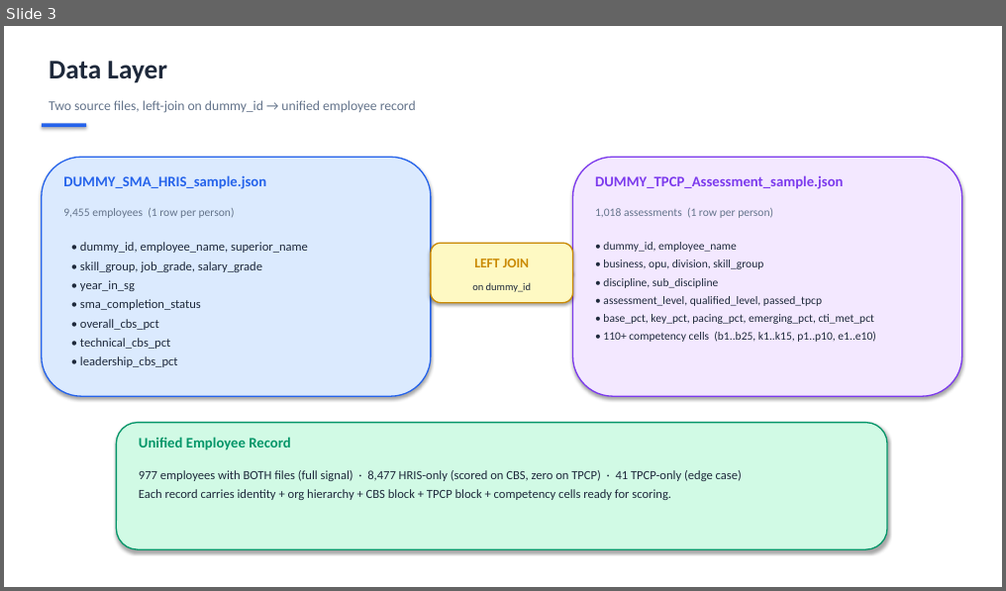
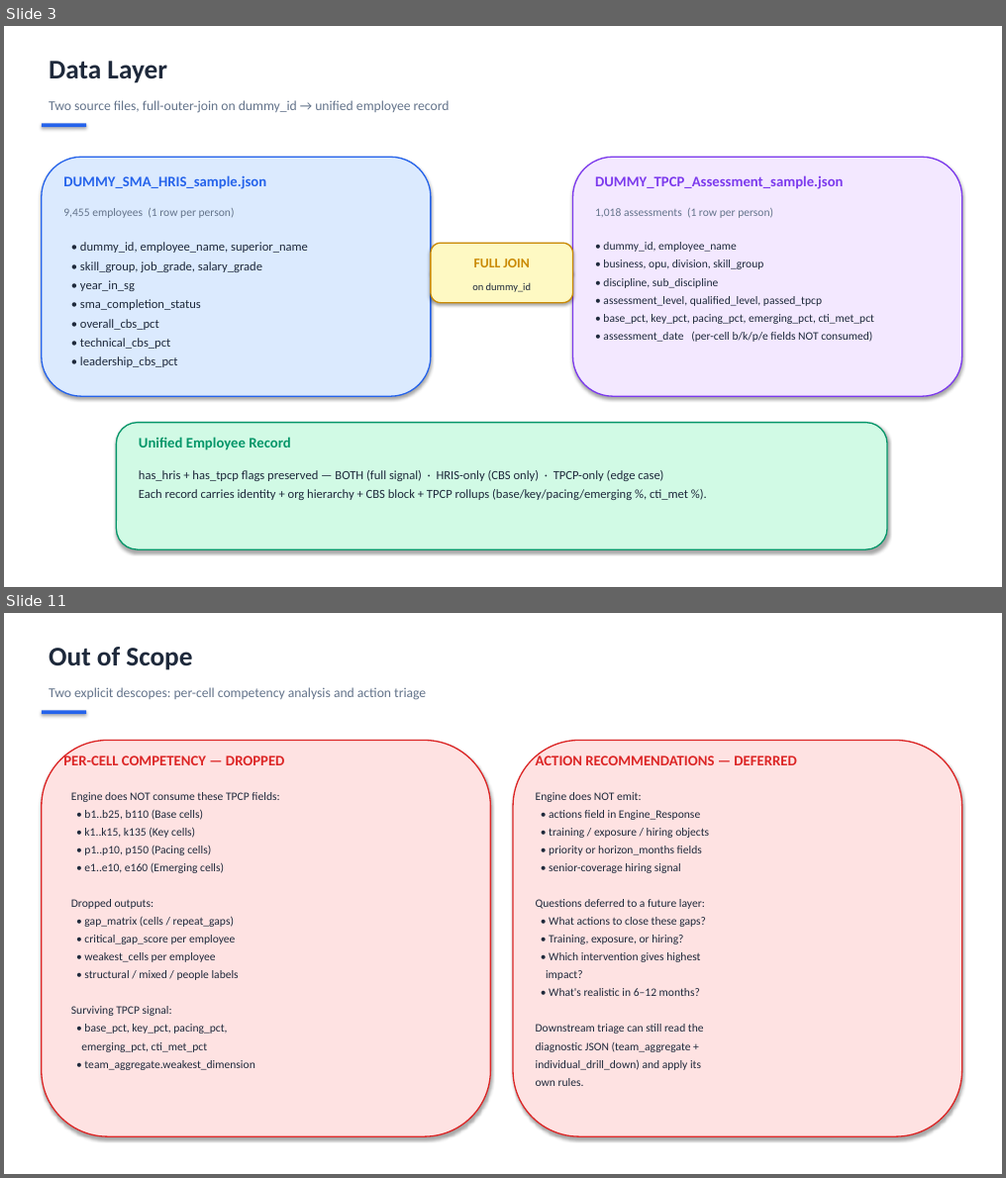
Before and after one commit to clementlowfuxing/recommender_system, a slide deck: cdwc_recommendation_system/presentation_ppt/CDWC_Architecture_Scoring_Flow.pptx. Shown one above the other, each under a label of ours: slide 3 before the commit, slides 3 and 11 after it; the slides between them are not shown. The pictures are 1006x591 and 1006x1178 pixels, drawn with LibreOffice and Linux fonts; fonts in the diff are those of the drawing. Boxes give left, top, right and bottom in pixels: in the first picture for what was removed or moved away, otherwise in the second. Text is boxed around its words. In the diff, an @@ line names an element or a change of style, - is before the commit and + after.

```diff
--- a/cdwc_recommendation_system/presentation_ppt/CDWC_Architecture_Scoring_Flow.pptx
+++ b/cdwc_recommendation_system/presentation_ppt/CDWC_Architecture_Scoring_Flow.pptx
@@ slide 11 added at box(4, 613, 1002, 1174), background #FFFFFF @@
@@ text added at box(49, 647, 192, 670), 26 pt, text #1E293B, bold @@
+Out of Scope
@@ text added at box(49, 687, 426, 700), 13 pt, text #64748B @@
+Two explicit descopes: per-cell competency analysis and action triage
@@ rounded rectangle added at box(42, 710, 86, 714), fill #2563EB @@
@@ rounded rectangle added at box(42, 741, 491, 1137), fill #FEE2E2, outline #DC2626 1.25 pt @@
@@ text added at box(63, 753, 285, 765), 14 pt, text #DC2626, bold @@
+PER-CELL COMPETENCY — DROPPED
@@ rounded rectangle added at box(513, 741, 962, 1137), fill #FEE2E2, outline #DC2626 1.25 pt @@
@@ text added at box(536, 753, 796, 765), 14 pt, text #DC2626, bold @@
+ACTION RECOMMENDATIONS — DEFERRED
@@ text added at box(71, 792, 279, 1070), 11 pt, text #1E293B @@
+Engine does NOT consume these TPCP fields:
+• b1..b25, b110 (Base cells)
+• k1..k15, k135 (Key cells)
+• p1..p10, p150 (Pacing cells)
+• e1..e10, e160 (Emerging cells)
+Dropped outputs:
+• gap_matrix (cells / repeat_gaps)
+• critical_gap_score per employee
+• weakest_cells per employee
+• structural / mixed / people labels
+Surviving TPCP signal:
+• base_pct, key_pct, pacing_pct,
+emerging_pct, cti_met_pct
+• team_aggregate.weakest_dimension
@@ text added at box(536, 792, 709, 1086), 11 pt, text #1E293B @@
+Engine does NOT emit:
+• actions field in Engine_Response
+• training / exposure / hiring objects
+• priority or horizon_months fields
+• senior-coverage hiring signal
+Questions deferred to a future layer:
+• What actions to close these gaps?
+• Training, exposure, or hiring?
+• Which intervention gives highest
+impact?
+• What's realistic in 6–12 months?
+Downstream triage can still read the
+diagnostic JSON (team_aggregate +
+individual_drill_down) and apply its
+own rules.
@@ slide 3 changed as well @@
@@ text at box(49, 100, 450, 112): text changed @@
-Two source files, left-join on dummy_id → unified employee record
+Two source files, full-outer-join on dummy_id → unified employee record
@@ text at box(474, 259, 529, 268): text changed @@
-LEFT JOIN
+FULL JOIN
@@ text at box(603, 332, 872, 342): text changed @@
-• 110+ competency cells (b1..b25, k1..k15, p1..p10, e1..e10)
+• assessment_date (per-cell b/k/p/e fields NOT consumed)
@@ text at box(139, 471, 688, 500): text changed @@
-977 employees with BOTH files (full signal) · 8,477 HRIS-only (scored on CBS, zero on TPCP) · 41 TPCP-only (edge case)
-Each record carries identity + org hierarchy + CBS block + TPCP block + competency cells ready for scoring.
+has_hris + has_tpcp flags preserved — BOTH (full signal) · HRIS-only (CBS only) · TPCP-only (edge case)
+Each record carries identity + org hierarchy + CBS block + TPCP rollups (base/key/pacing/emerging %, cti_met %).
```
Also in this commit, not shown: 7 other slides changed, 3 other slides added, 3 slides removed, 6 other files.
